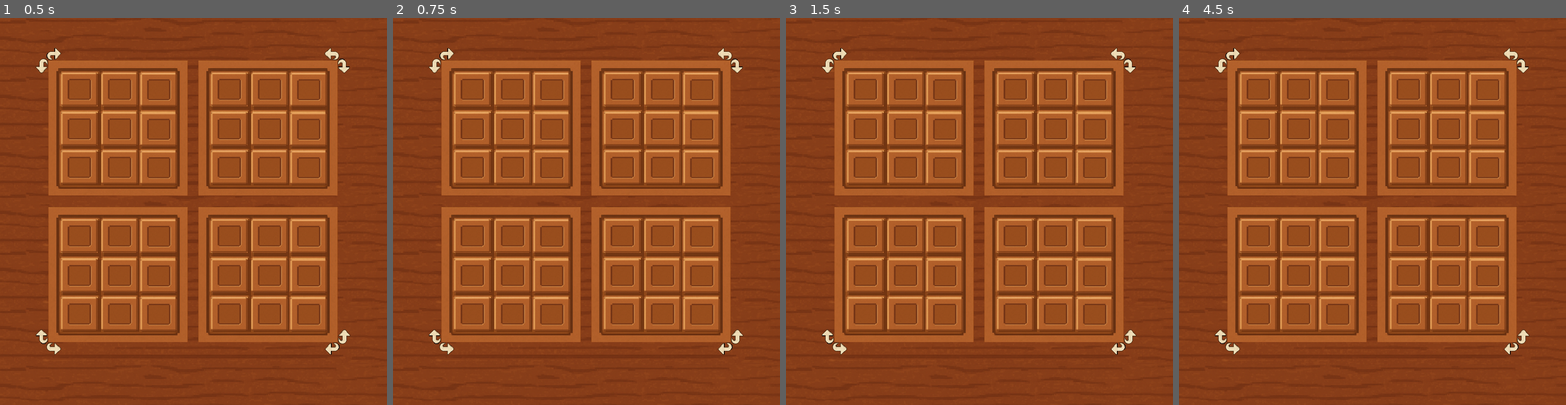
Above: before the commit, frames 1-4 (left to right).
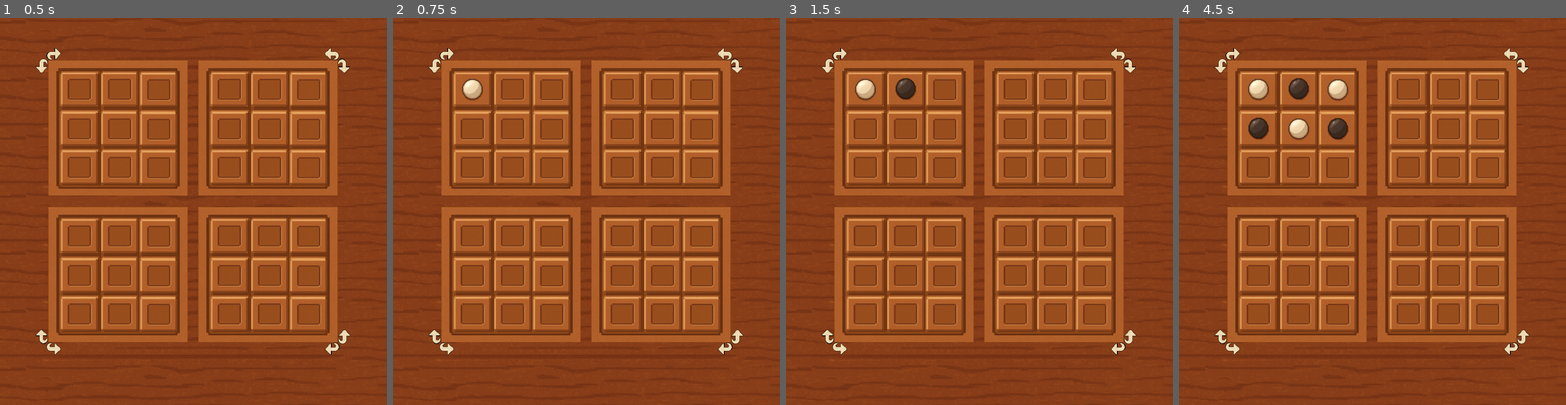
Above: after the commit, the same moments.

Repository: alonn201/Pentago
Game: Godot game, scene res://Scenes/board.tscn
Same seed, same stepped clock (60 frames per second), same inputs: the game is played once before the commit and once after it. The project has no main scene, so this scene is started directly.
Inputs (mouse positions are in pixels of both pictures, inside the frame that each line leads up to):
- Up to frame 1 (0.5 s): no input
- Up to frame 2 (0.75 s): tap Enter at 0.5 s; move the mouse to (470, 87) at 0.52 s; click (470, 87) at 0.67 s
- Up to frame 3 (1.5 s): tap Space at 1.25 s; move the mouse to (905, 87) at 1.27 s; click (905, 87) at 1.42 s
- Up to frame 4 (4.5 s): tap Enter at 2, 3.5 s; move the mouse to (1337, 91) at 2.02 s; click (1337, 91) at 2.17 s; tap Space at 2.75, 4.25 s; move the mouse to (1256, 130) at 2.77 s; click (1256, 130) at 2.92 s; move the mouse to (1298, 130) at 3.52 s; click (1298, 130) at 3.67 s; move the mouse to (1337, 130) at 4.27 s; click (1337, 130) at 4.42 s

Frame 1 is identical in both runs. In frame 2, 0.3% of the frame differs, in the area x 17-24%, y 15-22%; in frame 3, 0.6%; in frame 4, 1.8%, in the area x 17-45%, y 15-32%.

Commit message:
enhanced types, board handle for islands cell clicks

Diff:
--- a/Scripts/board.gd
+++ b/Scripts/board.gd
@@ -1,12 +1,30 @@
 extends Node2D
+class_name Board
 
 const Globals = preload("res://Scripts/globals.gd")
 
+@onready var islands = $Islands.get_children()
 
-func _ready():
-	for i in range($Islands.get_child_count()):
-		var island = $Islands.get_child(i)
-		island.turn_direction.connect(func(direction): _handle_island_turn_direction(i, direction))
+var x := 0
 
-func _handle_island_turn_direction(index: int, direction: Globals.TurnDirection) -> void:
-	print("island=", index, "direction=", direction)
+func _ready() -> void:
+	for i in islands.size():
+		var island: Island = islands[i]
+		island.cell_clicked.connect(func(cell_index: int):
+			_handle_island_cell_clicked(i, cell_index)
+		)
+
+		island.turn_direction.connect(
+			func(direction: Globals.TurnDirection):
+				_handle_island_turn_direction(i, direction)
+		)
+
+func _handle_island_cell_clicked(island_index: int, cell_index: int) -> void:
+	var island: Island = islands[island_index]
+	var cell: Cell = island.cells[cell_index]
+	cell.type = [Globals.CellType.WHITE, Globals.CellType.BLACK][x]
+	x = (x + 1) % 2
+	print("island_index=", island_index, "\tcell_index=", cell_index)
+
+func _handle_island_turn_direction(island_index: int, direction: Globals.TurnDirection) -> void:
+	print("island_index=", island_index, "\tdirection=", direction)
--- a/Scripts/cell.gd
+++ b/Scripts/cell.gd
@@ -1,17 +1,18 @@
 extends Node2D
+class_name Cell
 
 const Globals = preload("res://Scripts/globals.gd")
 
 signal clicked
 
-func _ready():
+func _ready() -> void:
 	$Area2D.input_event.connect(_on_area_input_event)
 
-func _on_area_input_event(_viewport, event, _shape_idx):
+func _on_area_input_event(_viewport, event, _shape_idx) -> void:
 	if event is InputEventMouseButton and event.pressed and event.button_index == MOUSE_BUTTON_LEFT:
 		emit_signal("clicked")
 
-var cell_type: Globals.CellType:
+var type: Globals.CellType:
 	get:
 		if $Sprite.animation == "white":
 			return Globals.CellType.WHITE
--- a/Scripts/island.gd
+++ b/Scripts/island.gd
@@ -1,7 +1,9 @@
 extends Node2D
+class_name Island
 
 const Globals = preload("res://Scripts/globals.gd")
 
+signal cell_clicked(cell_index: int)
 signal turn_direction(direction: Globals.TurnDirection)
 
 @export var show_top_left: bool = false
@@ -9,6 +11,7 @@
 @export var show_bottom_left: bool = false
 @export var show_bottom_right: bool = false
 
+@onready var cells = $Cells.get_children()
 
 func _ready() -> void:
 	$TurnDirections/TopLeft.visible = show_top_left
@@ -17,4 +20,11 @@
 	$TurnDirections/BottomRight.visible = show_bottom_right
 
 	for turn_arrows in $TurnDirections.get_children():
-		turn_arrows.turn_direction.connect(func(direction): emit_signal("turn_direction", direction))
+		turn_arrows.turn_direction.connect(
+			func(direction: Globals.TurnDirection):
+				emit_signal("turn_direction", direction)
+		)
+
+	for i in cells.size():
+		var cell: Cell = cells[i]
+		cell.clicked.connect(func(): emit_signal("cell_clicked", i))
--- a/Scripts/turn_arrow.gd
+++ b/Scripts/turn_arrow.gd
@@ -1,10 +1,11 @@
 extends Node2D
+class_name TurnArrow
 
 signal clicked
 
-func _ready():
+func _ready() -> void:
 	$Area2D.input_event.connect(_on_area_input_event)
 
-func _on_area_input_event(_viewport, event, _shape_idx):
+func _on_area_input_event(_viewport, event, _shape_idx) -> void:
 	if event is InputEventMouseButton and event.pressed and event.button_index == MOUSE_BUTTON_LEFT:
 		emit_signal("clicked")
--- a/Scripts/turn_direction.gd
+++ b/Scripts/turn_direction.gd
@@ -1,10 +1,11 @@
 extends Node2D
+class_name TurnDirection
 
 const Globals = preload("res://Scripts/globals.gd")
 
 signal turn_direction(direction: Globals.TurnDirection)
 
-func _ready():
+func _ready() -> void:
 	$ClockWiseArrow.clicked.connect(func():
 		emit_signal("turn_direction", Globals.TurnDirection.CLOCKWISE)
 	)
